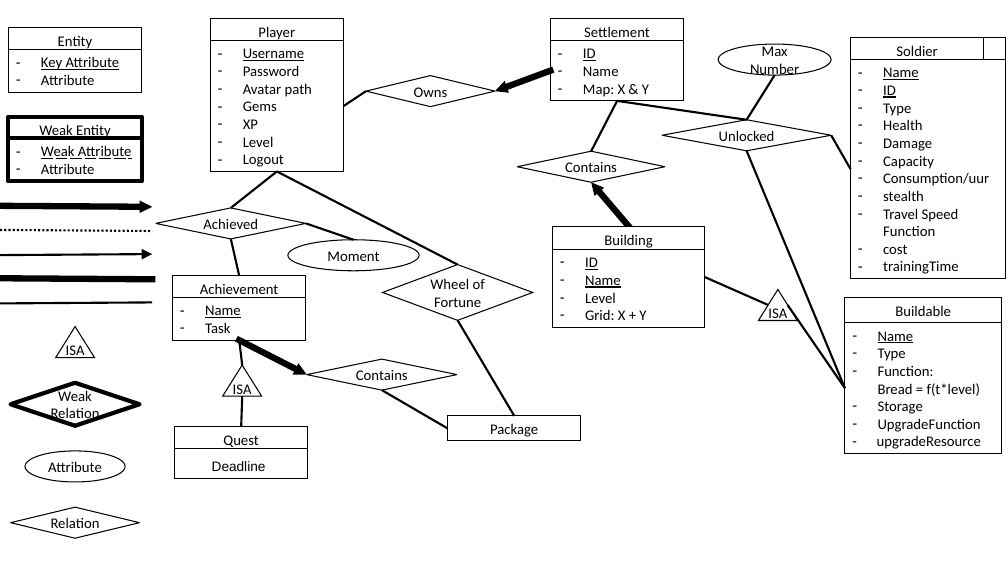
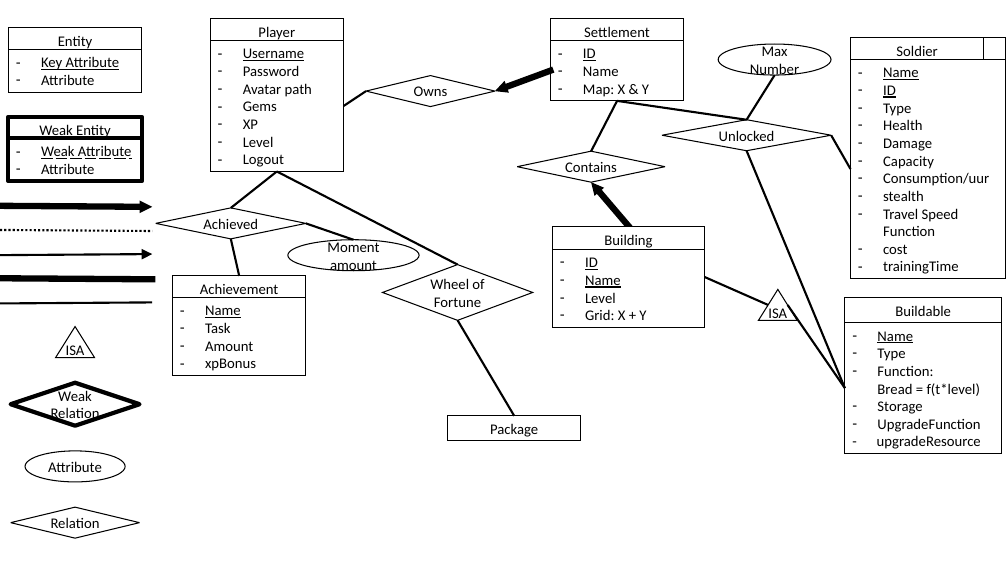
Before and after one commit to JeCheeseSmith/Clash-of-ppdb-s, a slide deck: slide 1 of documentation/database/ER-Diagram.pptx. Drawn at 1008x567 pixels with LibreOffice and Linux fonts; fonts in the diff are those of the drawing; background and template pictures are left out. Boxes give left, top, right and bottom in pixels: in the first picture for what was removed or moved away, otherwise in the second. Text is boxed around its words. In the diff, an @@ line names an element or a change of style, - is before the commit and + after.

Commit message:
made quest backend v1

```diff
--- a/documentation/database/ER-Diagram.pptx
+++ b/documentation/database/ER-Diagram.pptx
@@ text in ellipse at (330,260,377,272): paragraph added @@
+amount
@@ rectangle "Name": place and size @@
-rectangle "Name" at (172,298,306,340)
+rectangle "Name" at (172,298,306,376)
@@ rectangle added at (172,298,306,340), fill #FFFFFF, outline #000000 0 pt, 14 pt, text #000000, underline @@
+– Key Attribute
+– Attribute
@@ text in rectangle at (205,341,256,371): paragraphs added @@
+– Amount
+– xpBonus
@@ arrow removed from (239, 340) to (307, 375) @@
@@ line removed from (242, 365) to (239, 340) @@
@@ diamond removed at (307,359,457,390) @@
-Contains
@@ triangle removed at (223,365,262,396) @@
-ISA
@@ line removed from (242, 396) to (241, 427) @@
@@ line removed from (382, 390) to (448, 429) @@
@@ rectangle removed at (175,427,309,452) @@
-Quest
@@ rectangle removed at (175,448,309,479) @@
-Deadline
```
Also in this commit, not shown: 8 other files.
